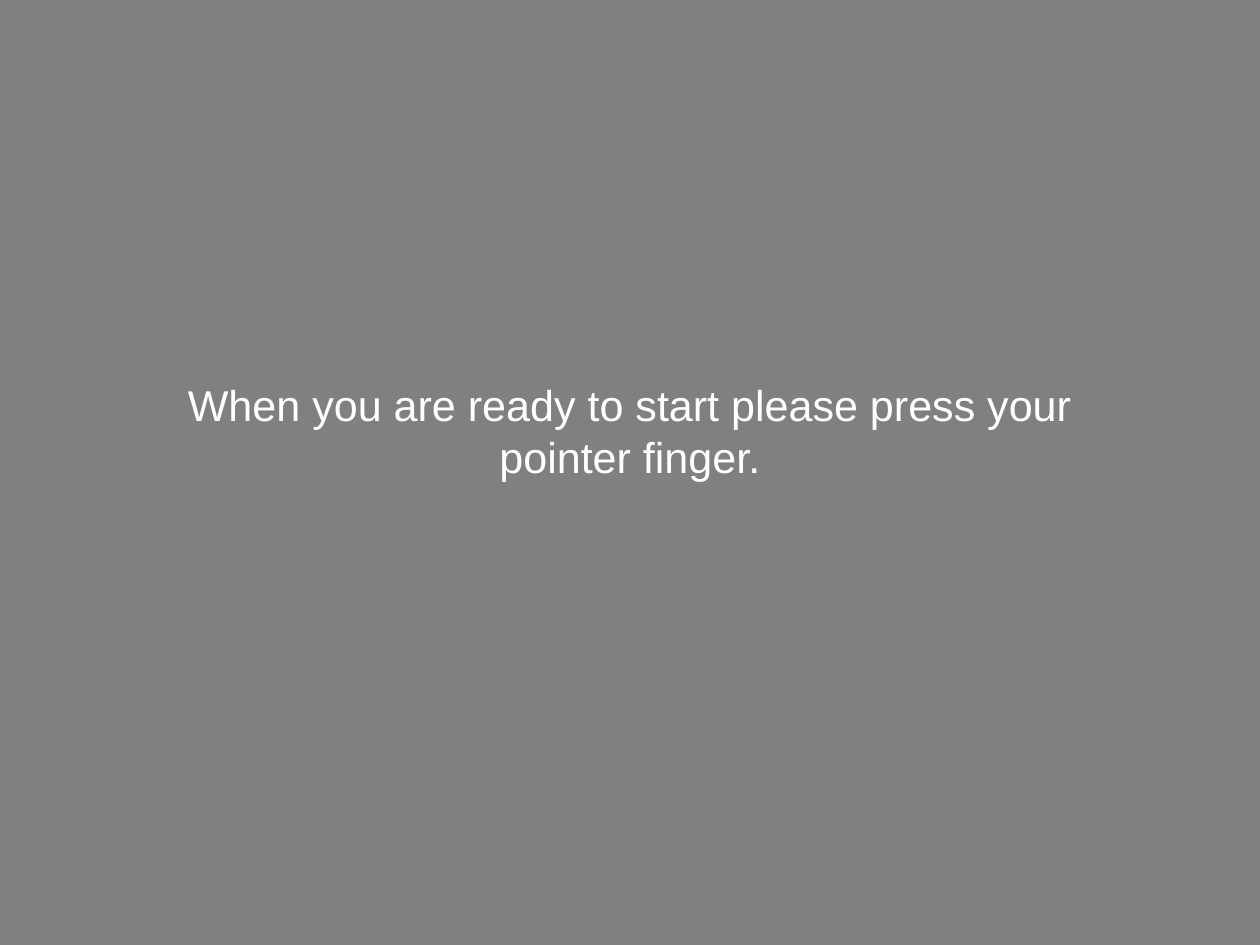
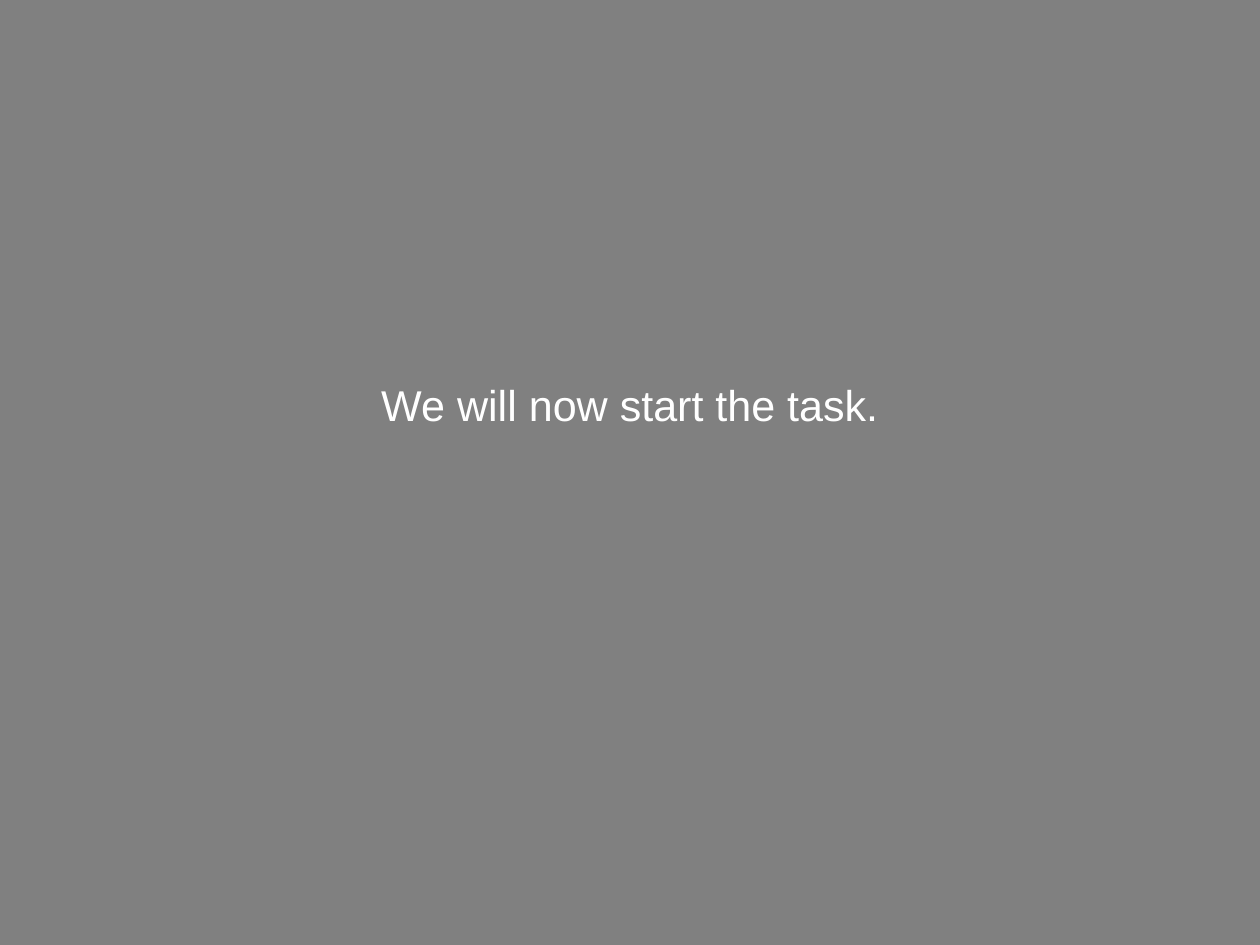
Before and after one commit to NatalieBiderman/Categories_fMRI_MTurk, a slide deck: slide 12 of static/Tools/fMRIDirections.pptx. Drawn at 1260x945 pixels with LibreOffice and Linux fonts; fonts in the diff are those of the drawing. Boxes give left, top, right and bottom in pixels: in the first picture for what was removed or moved away, otherwise in the second. Text is boxed around its words. In the diff, an @@ line names an element or a change of style, - is before the commit and + after.

```diff
--- a/static/Tools/fMRIDirections.pptx
+++ b/static/Tools/fMRIDirections.pptx
@@ subtitle at bbox=[381, 390, 878, 422]: text changed @@
-When you are ready to start please press your pointer finger.
+We will now start the task.
```
Also in this commit, not shown: 7 other slides changed, 59 other files.
